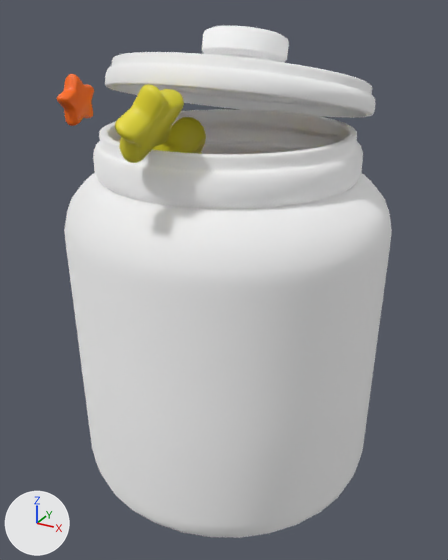
The glTF model star_jar.glb, before and after one commit.
Camera for both pictures: a 50 mm camera at (3.72, -6.86, 6.07) aimed at (0.09, -0.27, 2.77). The lights are fixed; the arrows at lower left show +X, +Y and +Z. Where no turn or scale is listed for an object, it has been applied to the vertices.

Objects in the first picture: 'jar', 'lid', 'star hue2 1.001', 'star hue2 1.002', 'star hue3 4'.
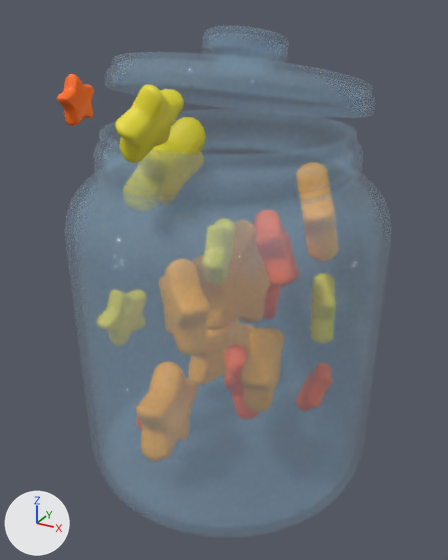
Location of each change, [x1, y1, x2, y2] in pixels of the pictures (448 x 560 px):
'jar', recoloured, surface changed (white to blue): [64, 109, 392, 538] in both
'lid', recoloured, surface changed (white to blue): [105, 25, 376, 118] in both

Diff of the bpy script that builds the scene:
```diff
--- a/star_jar.glb.py
+++ b/star_jar.glb.py
@@ mat_glass @@
 mat_glass = principled_material('glass')
-mat_glass.base_color = (1.0, 1.0, 1.0)  # white #ffffff
-mat_glass.metallic = 1.0
-mat_glass.roughness = 1.0
+mat_glass.base_color = (0.364, 0.595, 0.8)  # blue #a3cbe7
+mat_glass.roughness = 0.0
+mat_glass.alpha = 0.15
```
